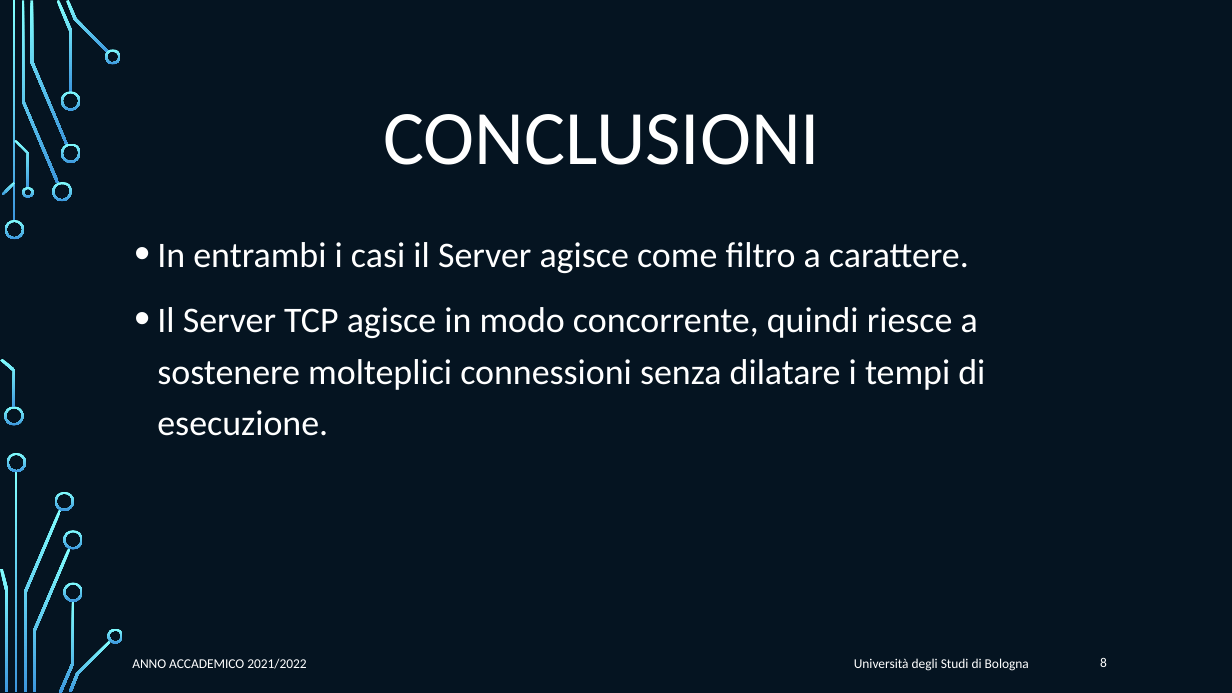
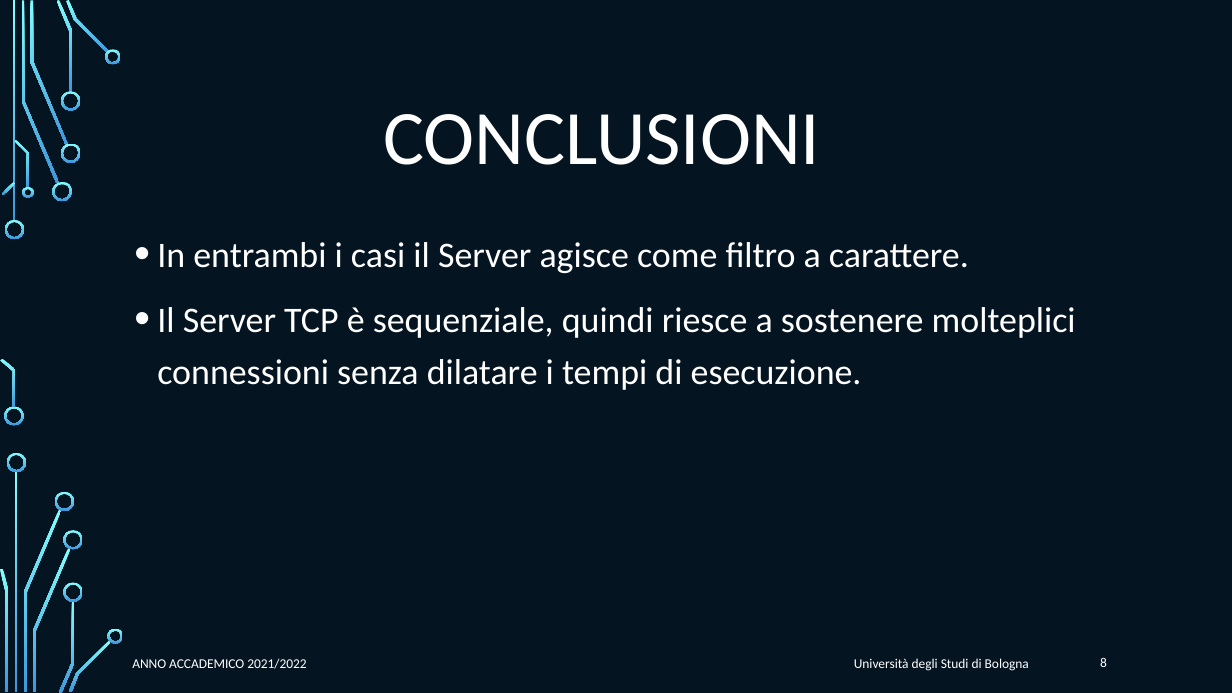
Before and after one commit to FlippaFloppa/Reti-di-Calcolatori-gruppo-Lore, a slide deck: slide 8 of Esercitazione_3/esercitazione3.pptx. Drawn at 1232x693 pixels with LibreOffice and Linux fonts; fonts in the diff are those of the drawing; background and template pictures are left out. Boxes give left, top, right and bottom in pixels: in the first picture for what was removed or moved away, otherwise in the second. Text is boxed around its words. In the diff, an @@ line names an element or a change of style, - is before the commit and + after.

```diff
--- a/Esercitazione_3/esercitazione3.pptx
+++ b/Esercitazione_3/esercitazione3.pptx
@@ text at [157,307,1076,390]: text changed @@
-• Il Server TCP agisce in modo concorrente, quindi riesce a sostenere molteplici connessioni senza dilatare i tempi di esecuzione.
+• Il Server TCP è sequenziale, quindi riesce a sostenere molteplici connessioni senza dilatare i tempi di esecuzione.
```
Also in this commit, not shown: 1 other file.
